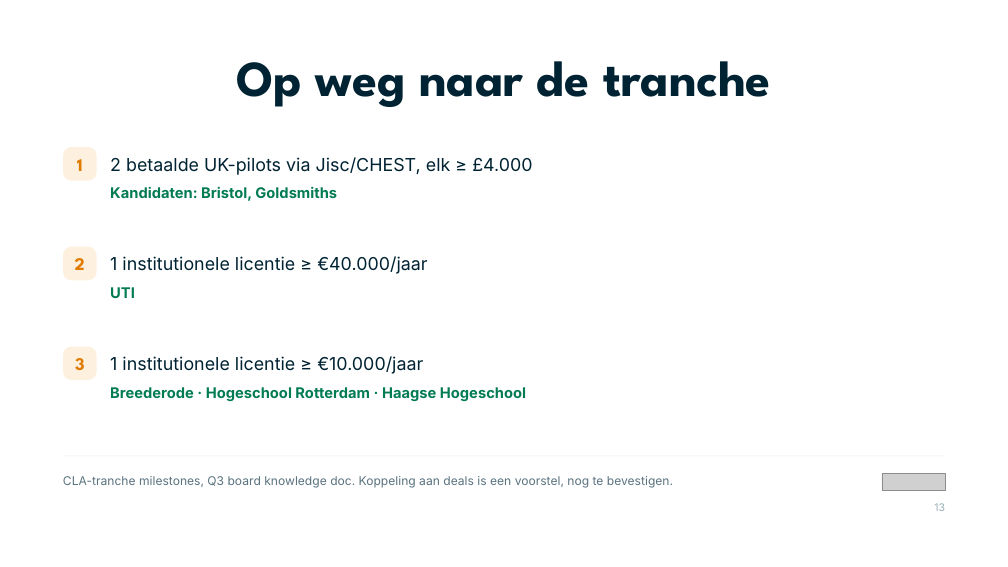
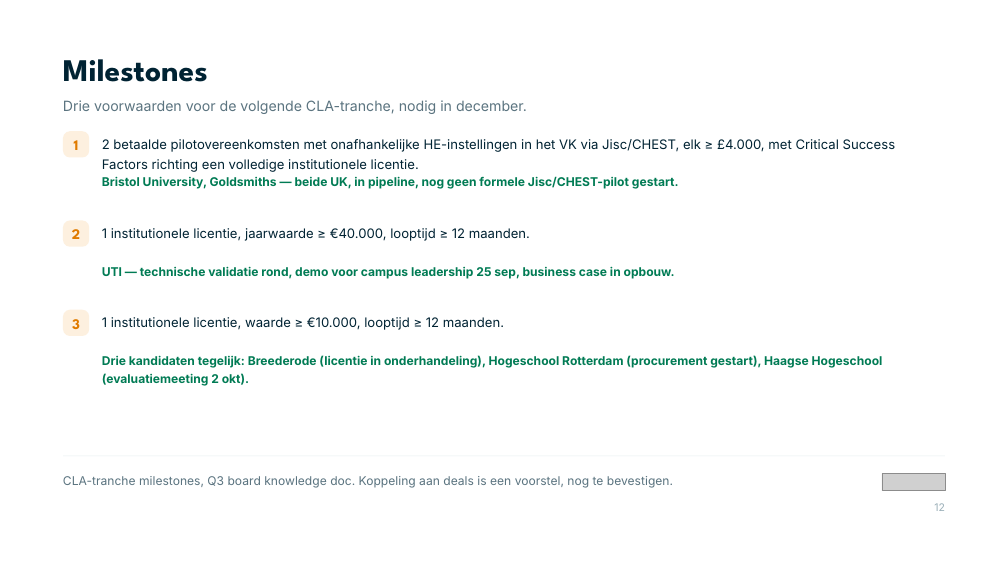
Before and after one commit to Dante-Eduface/Claude, a slide deck: slide 12 of GTM/board-meeting-q3-2026/deck/eduface-board-q3-2026-bewerkbaar.pptx (slide 13 before the commit). Drawn at 1008x567 pixels with LibreOffice and Linux fonts; fonts in the diff are those of the drawing; grey boxes stand for pictures. Boxes give left, top, right and bottom in pixels: in the first picture for what was removed or moved away, otherwise in the second. Text is boxed around its words. In the diff, an @@ line names an element or a change of style, - is before the commit and + after.

```diff
--- a/GTM/board-meeting-q3-2026/deck/eduface-board-q3-2026-bewerkbaar.pptx
+++ b/GTM/board-meeting-q3-2026/deck/eduface-board-q3-2026-bewerkbaar.pptx
@@ text added at (63,59,208,82), 30 pt, text #002333, bold @@
+Milestones
@@ text removed at (237,61,771,107) @@
-Op weg naar de tranche
@@ text added at (63,100,527,114), 13.5 pt, text #5B7480 @@
+Drie voorwaarden voor de volgende CLA-tranche, nodig in december.
@@ text "1": place and size @@
-text "1" at (77,159,83,171)
+text "1" at (74,140,79,150)
@@ rounded rectangle: place and size @@
-rounded rectangle at (63,147,96,180)
+rounded rectangle at (63,132,89,158)
@@ text at (102,139,896,172): text changed; size 17 to 12.5 pt @@
-2 betaalde UK-pilots via Jisc/CHEST, elk ≥ £4.000
+2 betaalde pilotovereenkomsten met onafhankelijke HE-instellingen in het VK via Jisc/CHEST, elk ≥ £4.000, met Critical Success Factors richting een volledige institutionele licentie.
@@ text added at (102,176,679,189), 11.5 pt, text #007B54, bold @@
+Bristol University, Goldsmiths — beide UK, in pipeline, nog geen formele Jisc/CHEST-pilot gestart.
@@ text removed at (110,186,337,201) @@
-Kandidaten: Bristol, Goldsmiths
@@ text "2": place and size @@
-text "2" at (75,258,85,270)
+text "2" at (72,229,80,239)
@@ rounded rectangle: place and size @@
-rounded rectangle at (63,247,96,280)
+rounded rectangle at (63,221,89,247)
@@ text at (102,228,530,241): text changed; size 17 to 12.5 pt @@
-1 institutionele licentie ≥ €40.000/jaar
+1 institutionele licentie, jaarwaarde ≥ €40.000, looptijd ≥ 12 maanden.
@@ text added at (102,266,675,279), 11.5 pt, text #007B54, bold @@
+UTI — technische validatie rond, demo voor campus leadership 25 sep, business case in opbouw.
@@ text removed at (110,287,135,298) @@
-UTI
@@ size 17 to 14 pt in 3 elements at (74,140,79,150), (72,229,80,239), (72,319,80,329) @@
@@ text "3": place and size @@
-text "3" at (75,358,85,370)
+text "3" at (72,319,80,329)
@@ proportions changed in 3 elements at (63,132,89,158), (63,221,89,247), (63,310,89,337) @@
@@ rounded rectangle: place and size @@
-rounded rectangle at (63,346,96,380)
+rounded rectangle at (63,310,89,337)
@@ text at (102,317,504,330): text changed; size 17 to 12.5 pt @@
-1 institutionele licentie ≥ €10.000/jaar
+1 institutionele licentie, waarde ≥ €10.000, looptijd ≥ 12 maanden.
@@ text at (102,355,883,386): text changed; size 14 to 11.5 pt @@
-Breederode · Hogeschool Rotterdam · Haagse Hogeschool
+Drie kandidaten tegelijk: Breederode (licentie in onderhandeling), Hogeschool Rotterdam (procurement gestart), Haagse Hogeschool (evaluatiemeeting 2 okt).
```
Also in this commit, not shown: 5 other slides changed, 6 slides added, 7 slides removed, 36 other files.
